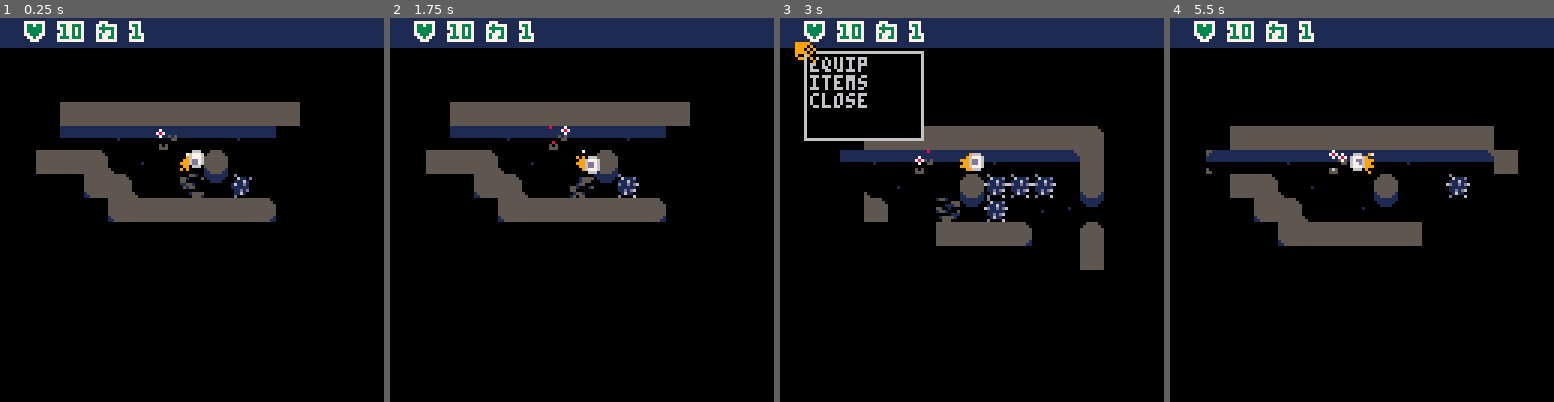
Above: before the commit, frames 1-4 (left to right).
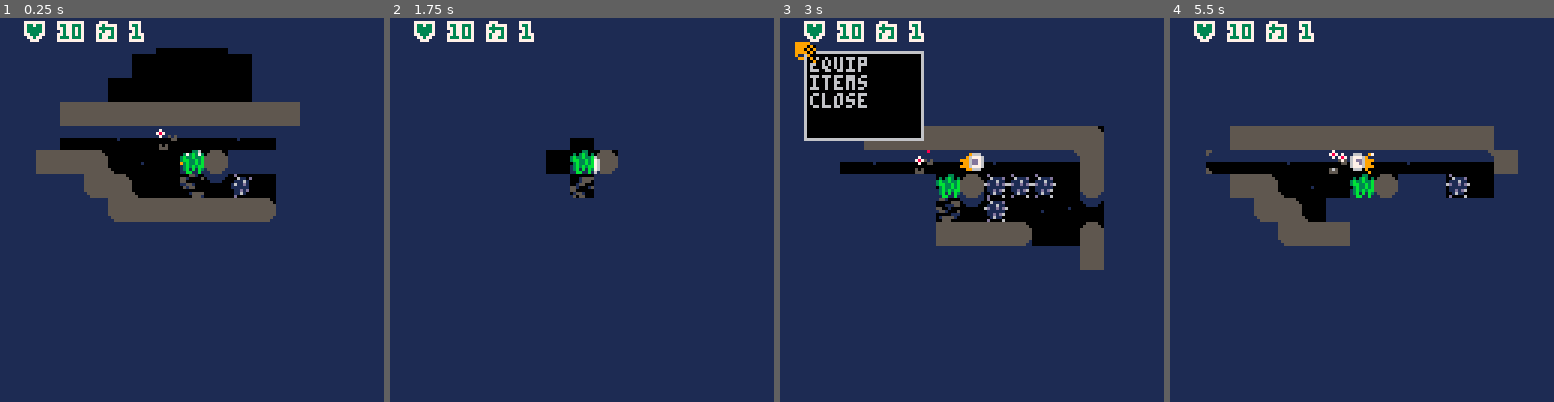
Above: after the commit, the same moments.

Repository: chebastian/picoabyss
Game: PICO-8 cartridge rouge.p8
Two runs of this game, one before a commit and one after it. Both use one fixed random seed, a clock stepped at 60 frames per second and the inputs below.
Inputs:
- Up to frame 1 (0.25 s): no input
- Up to frame 2 (1.75 s): tap X (X key) at 0.33, 1.07 s; tap O (Z key) at 0.7, 1.7 s; hold Right from 1.6 s (still down)
- Up to frame 3 (3 s): tap X (X key) at 1.85, 2.97 s; release Right at 2.1 s; tap O (Z key) at 2.1, 2.5, 2.9 s; hold Up 2.15-2.42 s; hold Right from 2.47 s (still down)
- Up to frame 4 (5.5 s): release Right at 3.03 s; hold Left 3.08-3.58 s; tap O (Z key) every 0.4 s from 3.3 to 5.3 s; hold Down 3.63-3.97 s; hold Right 4.02-4.68 s; tap X (X key) at 4.08, 5.2 s; hold Up 4.73-5.03 s; hold Left from 5.08 s (still down)

The runs differ from the first frame. In frame 1, 72% of the frame differs, in the area x 0-100%, y 7-100%; in frame 2, 89%; in frame 3, 69%; in frame 4, 77%.

Commit message:
fix mine and swap fog color

Diff:
--- a/drawing.lua
+++ b/drawing.lua
@@ -236,7 +236,7 @@
 	  local idx = ptoix(x,y)
 	  if not _los[idx] then
 --   	print("▒",x*8,y*8+1,1)
-      drw_rectf((x*8)-4,(y*8)-4,8,8,0)
+      drw_rectf((x*8)-4,(y*8)-4,8,8,1)
 	  end
   end)
 end
--- a/ent.lua
+++ b/ent.lua
@@ -229,8 +229,9 @@
 function upd_mine(ent)
   for dir in all(dir8) do
     local np = p(ent.pos.x+dir.x,ent.pos.y+dir.y)
-    if (sld_ent_at(np) and not ent.countdown and ent.hp <= 4) or (ent.hp <= 4 and not ent.countdown) then
-      ent.countdown = 1
+    -- set a magic number for when to start explode
+    if (ent.hp < 5 and not ent.countdown) then
+      ent.countdown = 2
     end
   end
 
@@ -239,13 +240,15 @@
     ent.flash = 10
   end
 
-  if (ent.countdown and ent.countdown == 0) or ent.hp != 5 then
+  if (ent.countdown and ent.countdown == 0) or ent.hp < 4 then
     del(_ents, ent)
     for dir in all(dir8) do
       local np = p(ent.pos.x+dir.x,ent.pos.y+dir.y)
       local tr = add_trap(_mobexpl,np)
       tr.life = 1
-    end
+      tr.can_dmg = false
+    end
+    sfx(6)
   end
 
 end
--- a/game.lua
+++ b/game.lua
@@ -52,9 +52,9 @@
 	_mobgrass = 10
 
 	_hp = {10,1,5,1,1,1,1,1}
-	_atk = {1,1,1,1,1,0,1,1,0}
+	_atk = {1,2,1,1,1,0,1,1,0}
 	_anims = {240, --plyr
-              206, --slme
+              206, --expl
               226, --mine
               198, --acid
               214, --sqid
@@ -307,7 +307,7 @@
 function chk_traps(e)
 	local key = ptoi(e.pos)
 	local trap = _traps[key]
-	if trap and trap != e then
+	if trap and trap != e and e.can_dmg then
 		g = trap
 	 trap:on_trap(e)
 	end
--- a/gen.lua
+++ b/gen.lua
@@ -15,7 +15,12 @@
   add_mob(_mobmine, p(10, 3))
   add_mob(_mobmine, p(12, 3))
   add_mob(_mobmine, p(10, 4))
+  add_mob(_mobmine, p(10, 4))
   add_trap(_mobsmok, p(8, 4), trap_noop)
+
+  -- add_mob(_mobsnek, p(10, 3))
+  -- add_mob(_mobsnek, p(11, 3))
+  add_fmob(_mobgrass, p(8, 3))
 end
 
 function go_to_o(lookup, pos, ocp)
Not shown, changed: the sound effects (__sfx__) section of rouge.p8
